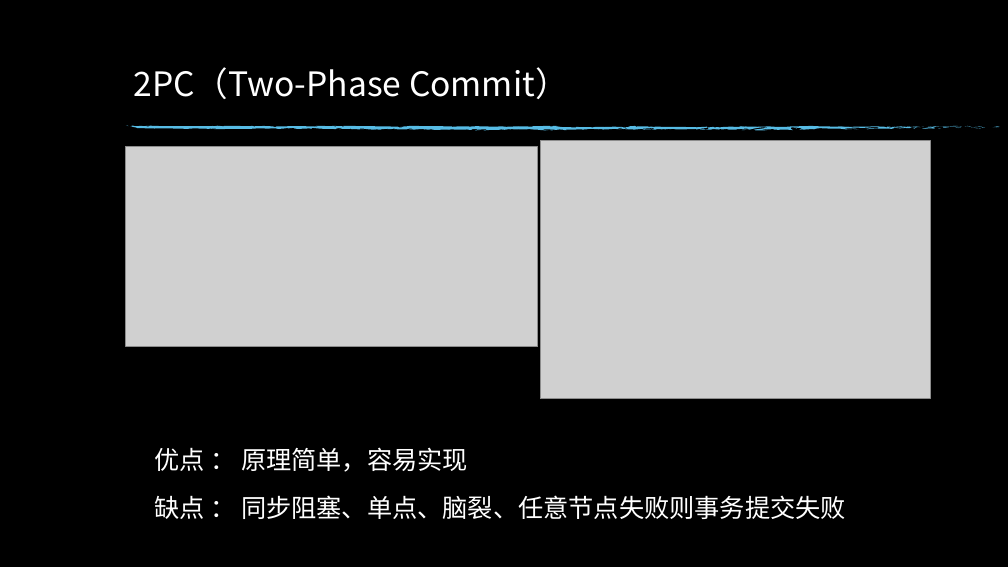
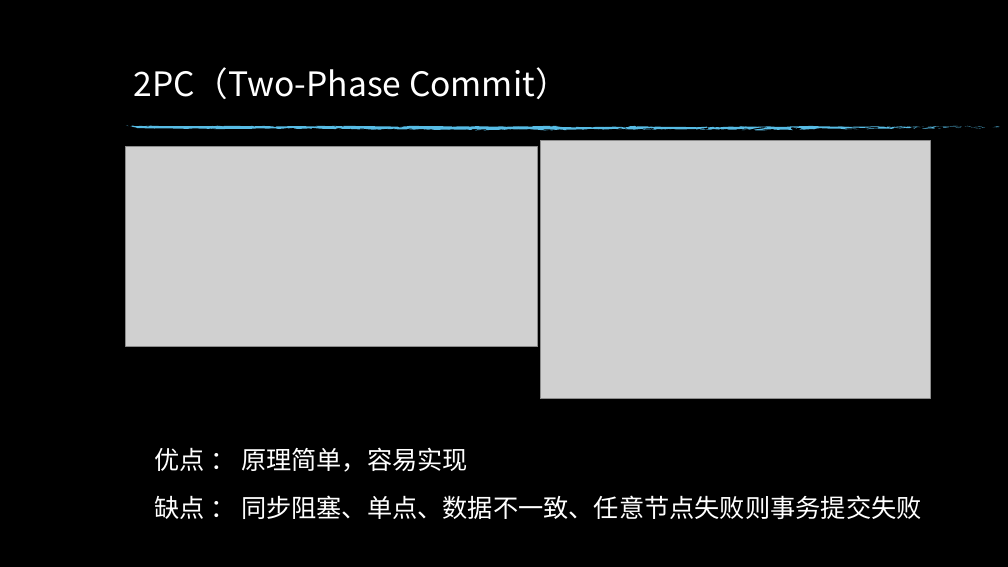
Before and after one commit to edwin1215/edwin, a slide deck: slide 10 of 分布式一致性原理.pptx. Drawn at 1008x567 pixels with LibreOffice and Linux fonts; fonts in the diff are those of the drawing; grey boxes stand for pictures; background and template pictures are left out. Boxes give left, top, right and bottom in pixels: in the first picture for what was removed or moved away, otherwise in the second. Text is boxed around its words. In the diff, an @@ line names an element or a change of style, - is before the commit and + after.

```diff
--- a/分布式一致性原理.pptx
+++ b/分布式一致性原理.pptx
@@ text at <box>154,495,922,519</box>: text changed @@
-缺点 ： 同步阻塞、单点、脑裂、任意节点失败则事务提交失败
+缺点 ： 同步阻塞、单点、数据不一致、任意节点失败则事务提交失败
```
Also in this commit, not shown: 4 other slides changed, 8 slides added.
